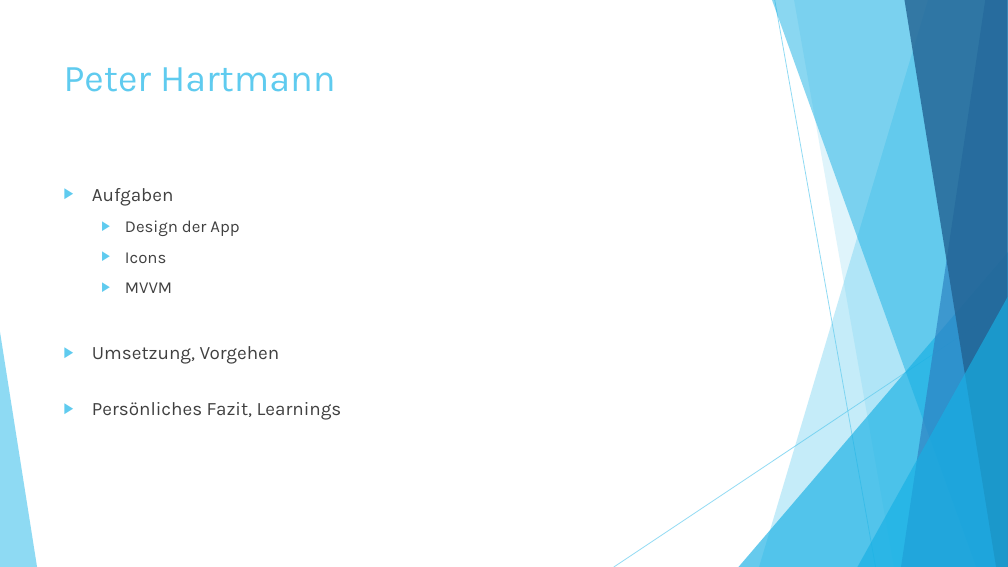
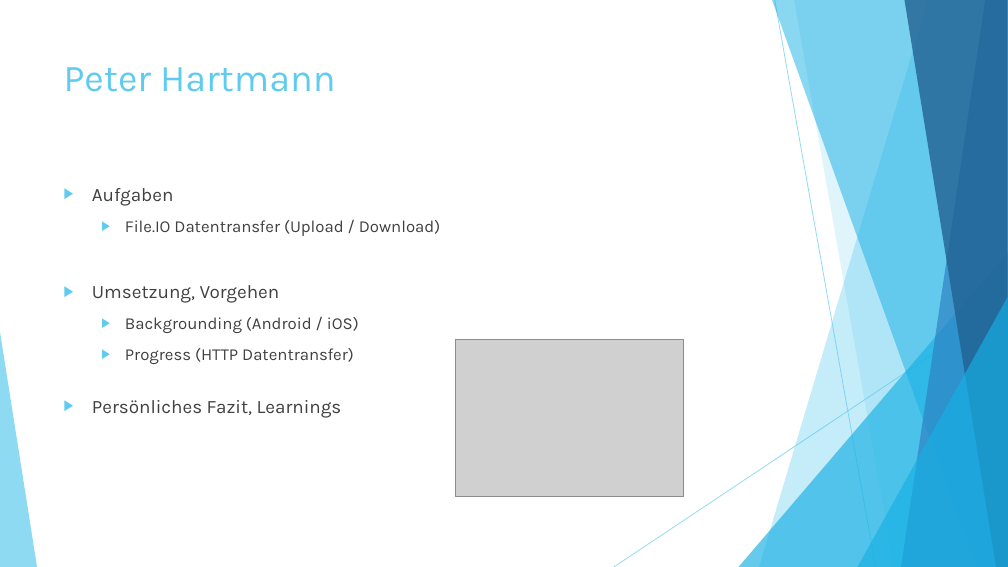
Before and after one commit to chrobacik/Device2Device-FileIO, a slide deck: slide 11 of Projekt Dokumente/Präsentation.pptx. Drawn at 1008x567 pixels with LibreOffice and Linux fonts; fonts in the diff are those of the drawing; grey boxes stand for pictures. Boxes give left, top, right and bottom in pixels: in the first picture for what was removed or moved away, otherwise in the second. Text is boxed around its words. In the diff, an @@ line names an element or a change of style, - is before the commit and + after.

```diff
--- a/Projekt Dokumente/Präsentation.pptx
+++ b/Projekt Dokumente/Präsentation.pptx
@@ text at box(125, 220, 440, 236): text changed @@
-  ▶ Design der App
-  ▶ Icons
-  ▶ MVVM
+  ▶ File.IO Datentransfer (Upload / Download)
@@ text at box(125, 317, 359, 364): paragraphs added @@
+  ▶ Backgrounding (Android / iOS)
+  ▶ Progress (HTTP Datentransfer)
@@ picture added at box(455, 339, 684, 497) @@
```
Also in this commit, not shown: 2 other slides changed, 2 slides added, 1 slide removed, 1 other file.
